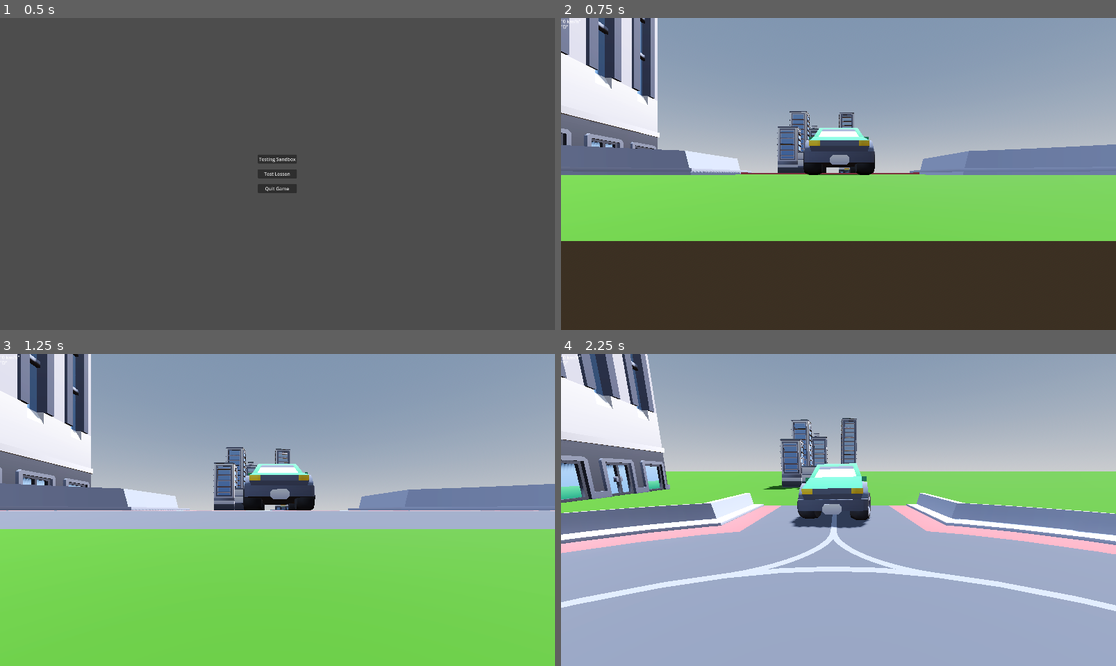
Above: before the commit, frames 1-4 (two rows, left to right).
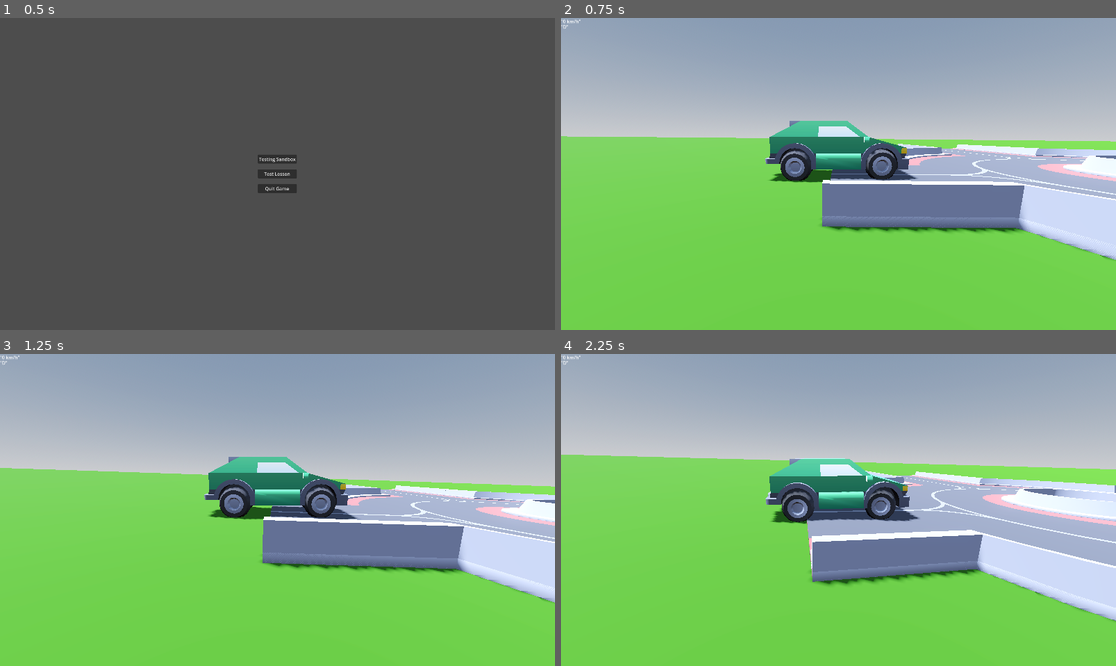
Above: after the commit, the same moments.

Repository: SaltyCookiez/DrivingSimEE
Game: Godot game, scene res://Main/Main.tscn
The game is run twice, just before and just after one commit, with the same random seed, the same clock (stepped at 60 frames per second) and the same inputs.
Inputs (mouse positions are in pixels of both pictures, inside the frame that each line leads up to):
- Up to frame 1 (0.5 s): no input
- Up to frame 2 (0.75 s): click "Testing Sandbox" at 0.5 s
- Up to frame 3 (1.25 s): no input
- Up to frame 4 (2.25 s): move the mouse to (866, 510) at 1.27 s; hold D (Right) 1.28-2.03 s; hold W (Gas) 1.28-2.03 s; move the mouse to (810, 510) at 2.02 s; hold S (Brake) from 2.03 s (still down); tap W (Gas) at 2.1 s

Frame 1 is identical in both runs. In frame 2, 63% of the frame differs, in the area x 0-100%, y 0-100%; in frame 3, 34%; in frame 4, 67%.

Commit message:
Camera fixing#1
Camera stays in place, player mouse input only moves camera up and down. Next step is to fix the camera rotation, camera rotation speed is faster than cars turning speed

Diff:
--- a/driving-sim-ee/CamArm.gd
+++ b/driving-sim-ee/CamArm.gd
@@ -1,28 +1,33 @@
 extends SpringArm3D
 
+@export var car: VehicleBody3D
+
 var MouseSensitivity = 0.1
-var auto_turn_speed := 5.0
-var car = null
+var pitch_deg := -10.0
+@export var yaw_offset_degrees := -90.0
 
 func _ready():
 	Input.set_mouse_mode(Input.MOUSE_MODE_CAPTURED)
-	set_as_top_level(true)
-	car = get_parent()
+	# set_as_top_level(true)
+	var cam := get_node_or_null("Camera3D")
+	if cam:
+		cam.make_current()
+	if car == null and get_parent() is VehicleBody3D:
+		car = get_parent() as VehicleBody3D
 
 func _input(event):
 	if event is InputEventMouseMotion:
-		rotation_degrees.x -= event.relative.y * MouseSensitivity
-		rotation_degrees.x = clamp(rotation_degrees.x, -90.0, -10.0)
+		pitch_deg -= event.relative.y * MouseSensitivity
+		pitch_deg = clamp(pitch_deg, -15.0, 10.0)
+		rotation_degrees.x = pitch_deg
 
-		rotation_degrees.y -= event.relative.x * MouseSensitivity
-		rotation_degrees.y = wrapf(rotation_degrees.y, 0.0, 360.0)
-
-func _process(delta):
+func _process(_delta):
 	if car == null:
 		return
 
-	var vel = car.linear_velocity
+	global_position = car.global_transform.origin
 
-	if vel.length() > 0.1:
-		var target_yaw = atan2(-vel.x, -vel.z) * 180.0 / PI
-		rotation_degrees.y = lerp_angle(rotation_degrees.y, target_yaw, auto_turn_speed * delta)
+	var car_euler: Vector3 = car.global_transform.basis.get_euler()
+	var yaw := car_euler.y + deg_to_rad(yaw_offset_degrees)
+
+	rotation = Vector3(deg_to_rad(pitch_deg), yaw, 0.0)
--- a/driving-sim-ee/vehicle_body_3d.tscn
+++ b/driving-sim-ee/vehicle_body_3d.tscn
@@ -295,11 +295,10 @@
 debug_fill = false
 
 [node name="CamArm" type="SpringArm3D" parent="."]
-transform = Transform3D(1, 0, 0, 0, 1, 0, 0, 0, 1, 0, 0.99999654, 0)
+transform = Transform3D(1, 0, 0, 0, 1, 0, 0, 0, 1, 0, 2, 0)
 collision_mask = 0
-spring_length = 5.0
+spring_length = 4.5
 script = ExtResource("3_d41w2")
 
 [node name="Camera3D" type="Camera3D" parent="CamArm"]
-transform = Transform3D(1, 0, 0, 0, 1, 0, 0, 0, 1, 0, 0.5, 0)
 current = true
